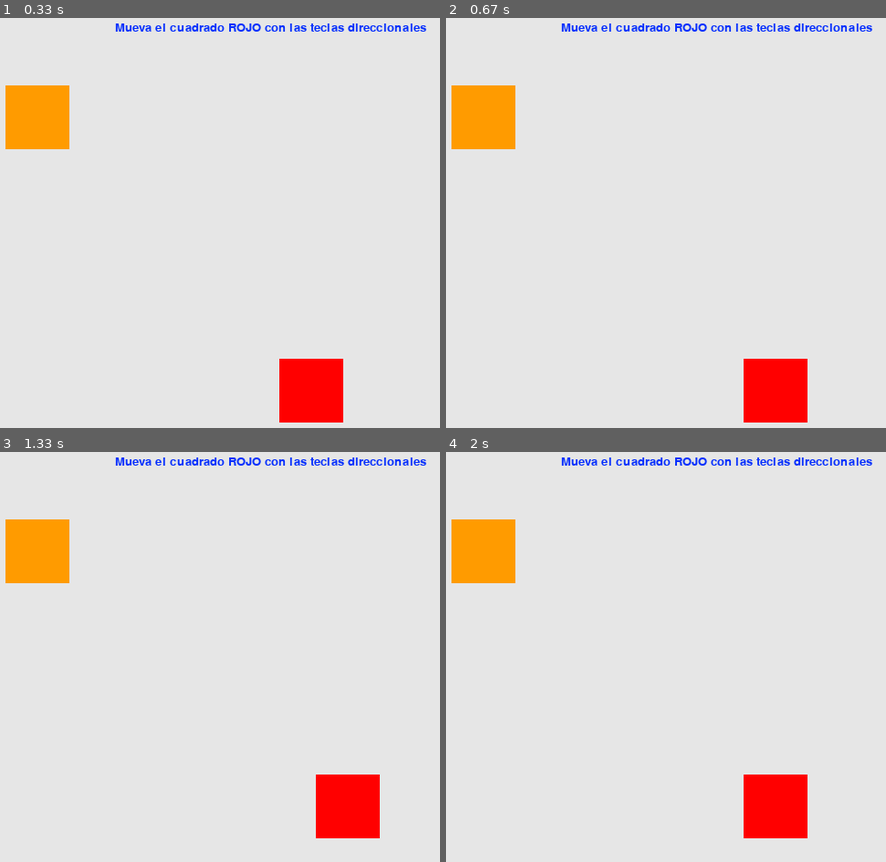
Above: before the commit, frames 1-4 (two rows, left to right).
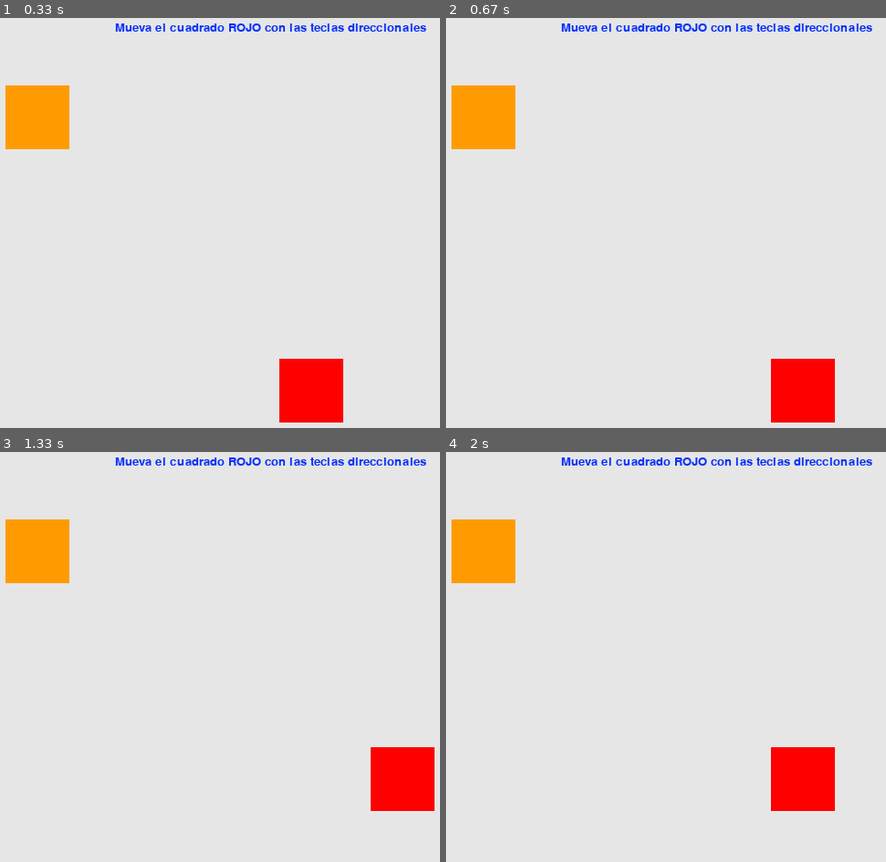
Above: after the commit, the same moments.

Repository: cumbinar/pygame-001
Game: pygame game, started from colision.py
The game is run twice, just before and just after one commit, with the same random seed, the same clock (stepped at 60 frames per second) and the same inputs.
Inputs:
- Up to frame 1 (0.33 s): no input
- Up to frame 2 (0.67 s): hold Right from 0.33 s (still down)
- Up to frame 3 (1.33 s): release Right at 0.8 s; hold Up 0.83-1.13 s; hold Right from 1.17 s (still down)
- Up to frame 4 (2 s): release Right at 1.63 s; hold Left from 1.67 s (still down)

Frame 1 is identical in both runs. In frame 2, 1.9% of the frame differs, in the area x 67-89%, y 83-99%; in frame 3, 4.1%, in the area x 71-99%, y 72-95%; in frame 4, 3.0%.

Commit message:
posición aleatoria de cuadrado colisionado

Diff:
--- a/colision.py
+++ b/colision.py
@@ -9,7 +9,7 @@
 
 
 
-pygame.display.set_caption("CUMBI Mover cuadrado con el teclado")
+pygame.display.set_caption("CUMBI Perseguir un cuadrado con el teclado")
 
 size = 800, 500
 gris = 230, 230, 230
@@ -18,11 +18,10 @@
 cuadrado_pos = [400, 400]
 cuadrado2_pos =[100,100]
 cuadrado_medida = [70, 70]
-paso = 20
+paso = 50
 
 COLOR_FUENTE = (6, 47, 253)
 screen = pygame.display.set_mode(size)
-
 
 def dibujar_texto(screen, texto, pos):
     fuente = pygame.font.SysFont('Barber Street_PersonalUseOnly', 20)
@@ -51,8 +50,11 @@
 
     screen.fill(gris)
     dibujar_texto(screen, "Mueva el cuadrado ROJO con las teclas direccionales", [220, 30])
-    pygame.draw.rect(screen, (naranja), (cuadrado2_pos[0], cuadrado2_pos[1], cuadrado_medida[0], cuadrado_medida[1]))
-    pygame.draw.rect(screen, (rojo),(cuadrado_pos[0], cuadrado_pos[1],cuadrado_medida[0], cuadrado_medida[1]))
+    cuadro2= pygame.draw.rect(screen, (naranja), (cuadrado2_pos[0], cuadrado2_pos[1], cuadrado_medida[0], cuadrado_medida[1]))
+    cuadro1 = pygame.draw.rect(screen, (rojo),(cuadrado_pos[0], cuadrado_pos[1],cuadrado_medida[0], cuadrado_medida[1]))
+    if cuadro1.colliderect(cuadro2): #detecta colision entre los dos cuadrados
+        cuadrado2_pos[0] = randint(100, 700)
+        cuadrado2_pos[1] = randint(100,400)
 
 
     pygame.display.update()
